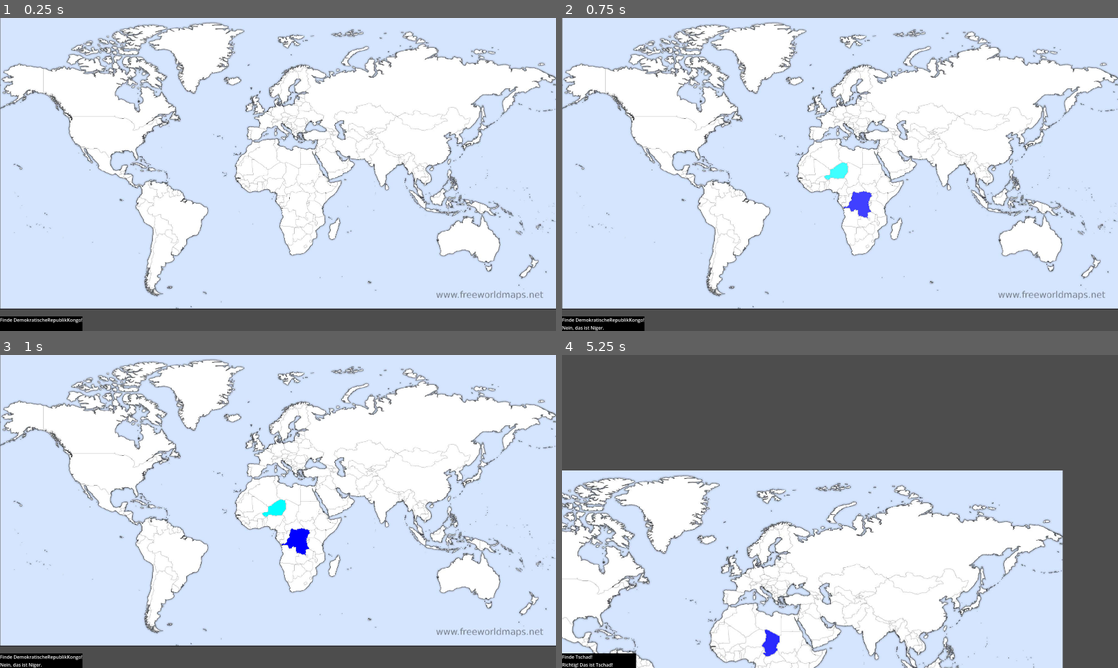
Above: before the commit, frames 1-4 (two rows, left to right).
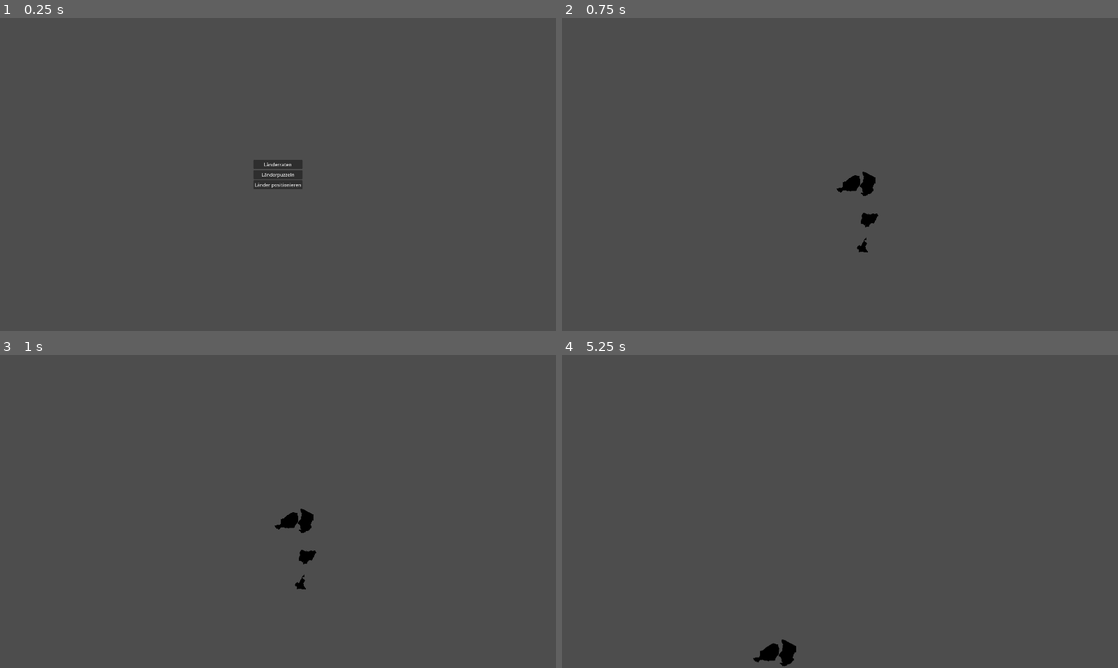
Above: after the commit, the same moments.

Repository: Anomasie/Atlas
Game: Godot game, scene res://szenen/GAME.tscn
Two runs of this game, one before a commit and one after it. Both use one fixed random seed, a clock stepped at 60 frames per second and the inputs below. Before the commit the project starts from res://szenen/Länderraten/Länderraten.tscn.
Inputs (mouse positions are in pixels of both pictures, inside the frame that each line leads up to):
- Up to frame 1 (0.25 s): no input
- Up to frame 2 (0.75 s): click (840, 174) at 0.52 s
- Up to frame 3 (1 s): no input
- Up to frame 4 (5.25 s): click (840, 511) at 1.27 s; click (840, 511) at 2.02 s; tap Enter at 2.75, 4.25 s; move the mouse to (962, 495) at 2.77 s; press the mouse at (962, 495) at 2.78 s; tap Space at 3.5, 5 s; move the mouse to (728, 527) at 3.52 s; release the mouse at (728, 527) at 3.53 s; click (728, 527) at 3.6 s; move the mouse to (895, 442) at 4.27 s; hold Middle mouse button (drag) 4.28-5.03 s; click (895, 442) at 4.55 s; move the mouse to (812, 574) at 5.02 s; tap Mouse wheel up (zoom_in) at 5.1 s

The runs differ from the first frame. In frame 1, 94% of the frame differs, in the area x 0-100%, y 0-100%; in frame 2, 94%; in frame 3, 94%; in frame 4, 57%.

Commit message:
Hauptmenü mit Auswahlmöglichkeiten

Diff:
--- a/project.godot
+++ b/project.godot
@@ -11,7 +11,7 @@
 [application]
 
 config/name="Stadt-Land-Fluss"
-run/main_scene="uid://puctwx8oy717"
+run/main_scene="uid://b8pajf0t3f8re"
 config/features=PackedStringArray("4.6", "GL Compatibility")
 config/icon="res://icon.svg"
 
--- /dev/null
+++ b/szenen/GAME.tscn
@@ -0,0 +1,35 @@
+[gd_scene format=3 uid="uid://b8pajf0t3f8re"]
+
+[ext_resource type="Script" uid="uid://crftmhx66lre8" path="res://szenen/Game.gd" id="1_cg8ki"]
+[ext_resource type="PackedScene" uid="uid://bfgpf40rudv26" path="res://szenen/Hauptmenu/Hauptmenu.tscn" id="1_i4jsc"]
+[ext_resource type="PackedScene" uid="uid://dwpqap83ku6qu" path="res://szenen/Kartenpuzzlen/Kartenpuzzle.tscn" id="2_eanuy"]
+[ext_resource type="PackedScene" uid="uid://puctwx8oy717" path="res://szenen/Länderraten/Länderraten.tscn" id="3_kh6de"]
+[ext_resource type="PackedScene" uid="uid://dbprghoatsitx" path="res://szenen/Länderplatzieren/Länderplatzieren.tscn" id="4_qfxd2"]
+
+[node name="GAME" type="Control" unique_id=1194097578]
+layout_mode = 3
+anchors_preset = 15
+anchor_right = 1.0
+anchor_bottom = 1.0
+grow_horizontal = 2
+grow_vertical = 2
+script = ExtResource("1_cg8ki")
+
+[node name="Kartenpuzzle" parent="." unique_id=424906269 instance=ExtResource("2_eanuy")]
+visible = false
+layout_mode = 1
+
+[node name="Länderraten" parent="." unique_id=1145824960 instance=ExtResource("3_kh6de")]
+visible = false
+layout_mode = 1
+
+[node name="Länderplatzieren" parent="." unique_id=857194381 instance=ExtResource("4_qfxd2")]
+visible = false
+layout_mode = 1
+
+[node name="Hauptmenu" parent="." unique_id=241467984 instance=ExtResource("1_i4jsc")]
+layout_mode = 1
+
+[connection signal="start_kartenpuzzle" from="Hauptmenu" to="." method="_on_hauptmenu_start_kartenpuzzle"]
+[connection signal="start_länderplatzieren" from="Hauptmenu" to="." method="_on_hauptmenu_start_länderplatzieren"]
+[connection signal="start_länderraten" from="Hauptmenu" to="." method="_on_hauptmenu_start_länderraten"]
--- /dev/null
+++ b/szenen/Game.gd
@@ -0,0 +1,20 @@
+extends Control
+
+func _ready() -> void:
+	open_only("Hauptmenu")
+
+func open_only(node_name:String) -> void:
+	for node in self.get_children():
+		if node.name != node_name:
+			node.close()
+		else:
+			node.open()
+
+func _on_hauptmenu_start_kartenpuzzle() -> void:
+	open_only("Kartenpuzzle")
+
+func _on_hauptmenu_start_länderplatzieren() -> void:
+	open_only("Länderplatzieren")
+
+func _on_hauptmenu_start_länderraten() -> void:
+	open_only("Länderraten")
--- /dev/null
+++ b/szenen/Hauptmenu/Hauptmenu.gd
@@ -0,0 +1,20 @@
+extends Control
+
+signal start_länderraten
+signal start_kartenpuzzle
+signal start_länderplatzieren
+
+func open() -> void:
+	show()
+
+func close() -> void:
+	hide()
+
+func _on_länderraten_pressed() -> void:
+	start_länderraten.emit()
+
+func _on_kartenpuzzle_pressed() -> void:
+	start_kartenpuzzle.emit()
+
+func _on_länderplatzieren_pressed() -> void:
+	start_länderplatzieren.emit()
--- /dev/null
+++ b/szenen/Hauptmenu/Hauptmenu.tscn
@@ -0,0 +1,42 @@
+[gd_scene format=3 uid="uid://bfgpf40rudv26"]
+
+[ext_resource type="Script" uid="uid://g02bumek677i" path="res://szenen/Hauptmenu/Hauptmenu.gd" id="1_6d0cj"]
+
+[node name="Hauptmenu" type="Control" unique_id=241467984]
+layout_mode = 3
+anchors_preset = 15
+anchor_right = 1.0
+anchor_bottom = 1.0
+grow_horizontal = 2
+grow_vertical = 2
+script = ExtResource("1_6d0cj")
+
+[node name="Lines" type="VBoxContainer" parent="." unique_id=39768465]
+layout_mode = 1
+anchors_preset = 8
+anchor_left = 0.5
+anchor_top = 0.5
+anchor_right = 0.5
+anchor_bottom = 0.5
+offset_left = -20.0
+offset_top = -20.0
+offset_right = 20.0
+offset_bottom = 20.0
+grow_horizontal = 2
+grow_vertical = 2
+
+[node name="Länderraten" type="Button" parent="Lines" unique_id=312670196]
+layout_mode = 2
+text = "Länderraten"
+
+[node name="Kartenpuzzle" type="Button" parent="Lines" unique_id=24704060]
+layout_mode = 2
+text = "Länderpuzzeln"
+
+[node name="Länderplatzieren" type="Button" parent="Lines" unique_id=788861084]
+layout_mode = 2
+text = "Länder positionieren"
+
+[connection signal="pressed" from="Lines/Länderraten" to="." method="_on_länderraten_pressed"]
+[connection signal="pressed" from="Lines/Kartenpuzzle" to="." method="_on_kartenpuzzle_pressed"]
+[connection signal="pressed" from="Lines/Länderplatzieren" to="." method="_on_länderplatzieren_pressed"]
--- a/szenen/Kartenpuzzlen/Kartenpuzzle.gd
+++ b/szenen/Kartenpuzzlen/Kartenpuzzle.gd
@@ -2,6 +2,7 @@
 
 signal check_whether_right
 
+const SELECTION_COLOR = Color.WHITE
 const EPSILON = 10.0
 const TWEAK_TIME = 1.0
 
@@ -13,6 +14,14 @@
 	Cam = $Cam
 	puzzle()
 
+func open() -> void:
+	show()
+	$CanvasLayer/Control.show()
+
+func close() -> void:
+	hide()
+	$CanvasLayer/Control.hide()
+
 func _input(event) -> void:
 	handle_input(event)
 	if event.is_action_pressed("click"):
@@ -21,15 +30,17 @@
 			dragging = country
 			drag_origin = get_global_mouse_position()
 			con_origin = AllSprites.get_node(dragging).position
-			$CanvasLayer/Label.text = country
+			$CanvasLayer/Control/Label.text = country
+			highlight([country], SELECTION_COLOR)
 	elif event.is_action_released("click"):
 		dragging = ""
 		check_whether_right.emit()
-		$CanvasLayer/Label.text = ""
+		$CanvasLayer/Control/Label.text = ""
+		hide_highlight()
 	elif dragging and event is InputEventMouseMotion:
 		AllSprites.get_node(dragging).position = con_origin + (get_global_mouse_position() - drag_origin)
 
-func puzzle(load_countries : PackedStringArray = ["Niger", "Nigeria"]) -> void:
+func puzzle(load_countries : PackedStringArray = ["Niger", "Nigeria", "Tschad", "Kamerun"]) -> void:
 	##### PREPARATION
 	# load countries
 	var dir = DirAccess.open("res://karten/weltkarte")
@@ -52,7 +63,7 @@
 		await check_whether_right
 	# tweak until actually right
 	await tweak_right()
-	$CanvasLayer/Label2.text = "FINISHED!"
+	$CanvasLayer/Control/Label2.text = "FINISHED!"
 
 func solved() -> bool:
 	var origin: Vector2 = AllSprites.get_child(0).position
--- a/szenen/Kartenpuzzlen/Kartenpuzzle.tscn
+++ b/szenen/Kartenpuzzlen/Kartenpuzzle.tscn
@@ -2,7 +2,7 @@
 
 [ext_resource type="Script" uid="uid://clttf8lo7dc0o" path="res://szenen/Kartenpuzzlen/Kartenpuzzle.gd" id="1_4kvqp"]
 
-[node name="KartenPuzzle" type="Control" unique_id=424906269]
+[node name="Kartenpuzzle" type="Control" unique_id=424906269]
 layout_mode = 3
 anchors_preset = 15
 anchor_right = 1.0
@@ -20,15 +20,23 @@
 
 [node name="CanvasLayer" type="CanvasLayer" parent="." unique_id=675518290]
 
-[node name="Label" type="Label" parent="CanvasLayer" unique_id=1677252492]
+[node name="Control" type="Control" parent="CanvasLayer" unique_id=1482478850]
+layout_mode = 3
+anchors_preset = 0
+offset_right = 40.0
+offset_bottom = 40.0
+
+[node name="Label" type="Label" parent="CanvasLayer/Control" unique_id=1677252492]
+layout_mode = 0
 offset_right = 40.0
 offset_bottom = 23.0
 
-[node name="Label2" type="Label" parent="CanvasLayer" unique_id=1889114191]
+[node name="Label2" type="Label" parent="CanvasLayer/Control" unique_id=1889114191]
+layout_mode = 1
 anchors_preset = 5
 anchor_left = 0.5
 anchor_right = 0.5
-offset_left = -20.0
-offset_right = 20.0
+offset_left = 920.0
+offset_right = 960.0
 offset_bottom = 23.0
 grow_horizontal = 2
--- /dev/null
+++ b/szenen/Länderplatzieren/Länderplatzieren.gd
@@ -0,0 +1,7 @@
+extends Control
+
+func open() -> void:
+	show()
+
+func close() -> void:
+	hide()
--- /dev/null
+++ b/szenen/Länderplatzieren/Länderplatzieren.tscn
@@ -0,0 +1,19 @@
+[gd_scene format=3 uid="uid://dbprghoatsitx"]
+
+[ext_resource type="Texture2D" uid="uid://d238ukxiv5cgk" path="res://karten/Drüberlegen/EigentlicheKarte-Politisch-3.png" id="1_4quxq"]
+[ext_resource type="Script" uid="uid://bw5we61celoo3" path="res://szenen/Länderplatzieren/Länderplatzieren.gd" id="1_28rs3"]
+
+[node name="Länderplatzieren" type="Control" unique_id=857194381]
+layout_mode = 3
+anchors_preset = 15
+anchor_right = 1.0
+anchor_bottom = 1.0
+grow_horizontal = 2
+grow_vertical = 2
+script = ExtResource("1_28rs3")
+
+[node name="Karte" type="TextureRect" parent="." unique_id=900331945]
+layout_mode = 0
+offset_right = 40.0
+offset_bottom = 40.0
+texture = ExtResource("1_4quxq")
--- a/szenen/Länderraten/Länderraten.gd
+++ b/szenen/Länderraten/Länderraten.gd
@@ -3,14 +3,14 @@
 signal ok
 
 const NO_START_COUNTRIES : int = 3
-const RIGHT_COLOR : Color = Color.YELLOW
-const WRONG_COLOR : Color = Color.RED
+const RIGHT_COLOR : Color = Color.BLUE
+const WRONG_COLOR : Color = Color.GREEN
 var country_list : Array = []
 
-@onready var Aufgabe = $Top/Results/Lines/Aufgabe
-@onready var Angeklickt = $Top/Results/Lines/Angeklickt
+@onready var Aufgabe = $Top/Control/Results/Lines/Aufgabe
+@onready var Angeklickt = $Top/Control/Results/Lines/Angeklickt
 @onready var Weltkarte = $Weltkarte
-@onready var OKButton = $Top/Button
+@onready var OKButton = $Top/Control/Button
 
 var continue_game : bool = true
 
@@ -20,6 +20,14 @@
 	Aufgabe.text = ""
 	load_country_list()
 	run_game()
+
+func open() -> void:
+	show()
+	$Top/Control.show()
+
+func close() -> void:
+	hide()
+	$Top/Control.hide()
 
 func least_known_countries(list_of_countries : Array, current_countries : Dictionary) -> Array:
 	var minimum : int = 0
--- a/szenen/Länderraten/Länderraten.tscn
+++ b/szenen/Länderraten/Länderraten.tscn
@@ -35,7 +35,14 @@
 
 [node name="Top" type="CanvasLayer" parent="." unique_id=1077104715]
 
-[node name="Button" type="Button" parent="Top" unique_id=1264118283]
+[node name="Control" type="Control" parent="Top" unique_id=547992107]
+layout_mode = 3
+anchors_preset = 0
+offset_right = 40.0
+offset_bottom = 40.0
+
+[node name="Button" type="Button" parent="Top/Control" unique_id=1264118283]
+layout_mode = 1
 anchors_preset = 15
 anchor_right = 1.0
 anchor_bottom = 1.0
@@ -43,27 +50,29 @@
 grow_vertical = 2
 flat = true
 
-[node name="Results" type="MarginContainer" parent="Top" unique_id=786105938]
+[node name="Results" type="MarginContainer" parent="Top/Control" unique_id=786105938]
+layout_mode = 1
 anchors_preset = 2
 anchor_top = 1.0
 anchor_bottom = 1.0
-offset_top = -50.0
-offset_right = 79.0
+offset_top = 990.0
+offset_right = 256.0
+offset_bottom = 1040.0
 grow_vertical = 0
 
-[node name="TextureRect" type="TextureRect" parent="Top/Results" unique_id=484403299]
+[node name="TextureRect" type="TextureRect" parent="Top/Control/Results" unique_id=484403299]
 layout_mode = 2
 texture = SubResource("GradientTexture1D_11qh7")
 
-[node name="Lines" type="VBoxContainer" parent="Top/Results" unique_id=447585720]
+[node name="Lines" type="VBoxContainer" parent="Top/Control/Results" unique_id=447585720]
 layout_mode = 2
 
-[node name="Aufgabe" type="Label" parent="Top/Results/Lines" unique_id=1740211570]
+[node name="Aufgabe" type="Label" parent="Top/Control/Results/Lines" unique_id=1740211570]
 layout_mode = 2
 text = "Ziel: Finde"
 
-[node name="Angeklickt" type="Label" parent="Top/Results/Lines" unique_id=1890209160]
+[node name="Angeklickt" type="Label" parent="Top/Control/Results/Lines" unique_id=1890209160]
 layout_mode = 2
 text = "Das war"
 
-[connection signal="pressed" from="Top/Button" to="." method="_on_button_pressed"]
+[connection signal="pressed" from="Top/Control/Button" to="." method="_on_button_pressed"]
Not shown, added: szenen/Game.gd.uid
Not shown, added: szenen/Hauptmenu/Hauptmenu.gd.uid
Not shown, added: szenen/Länderplatzieren/Länderplatzieren.gd.uid
